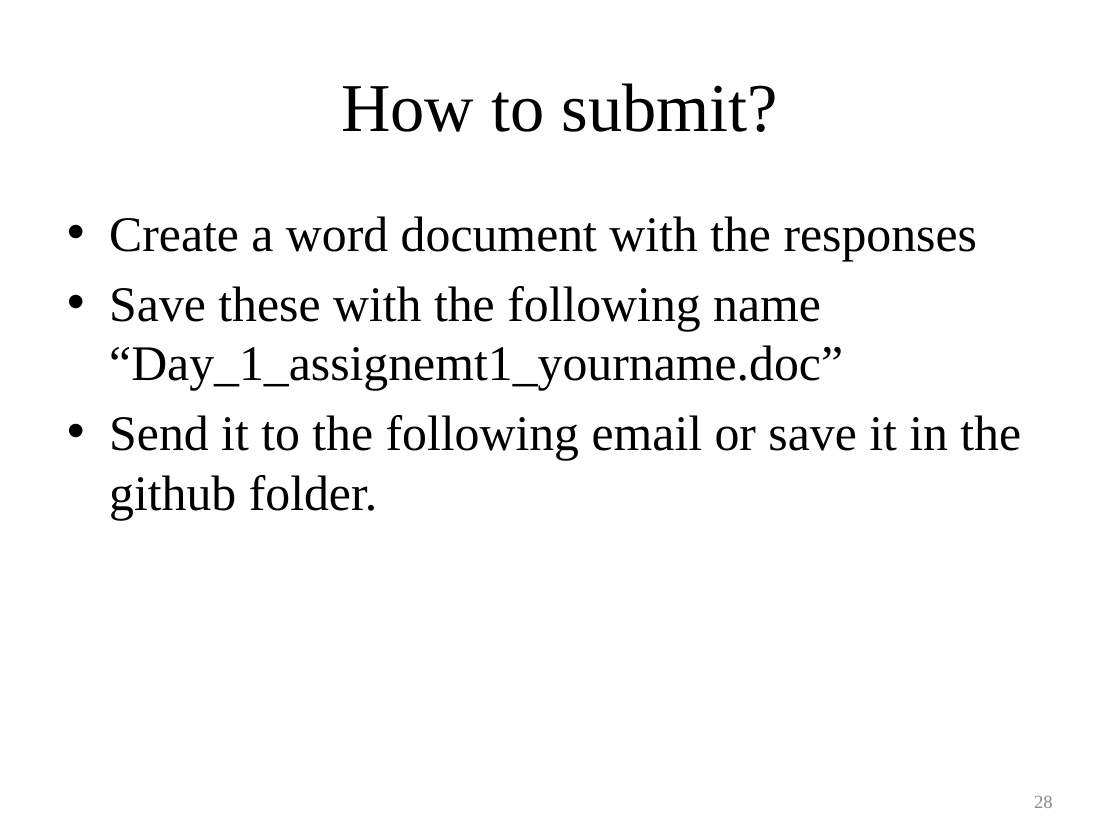
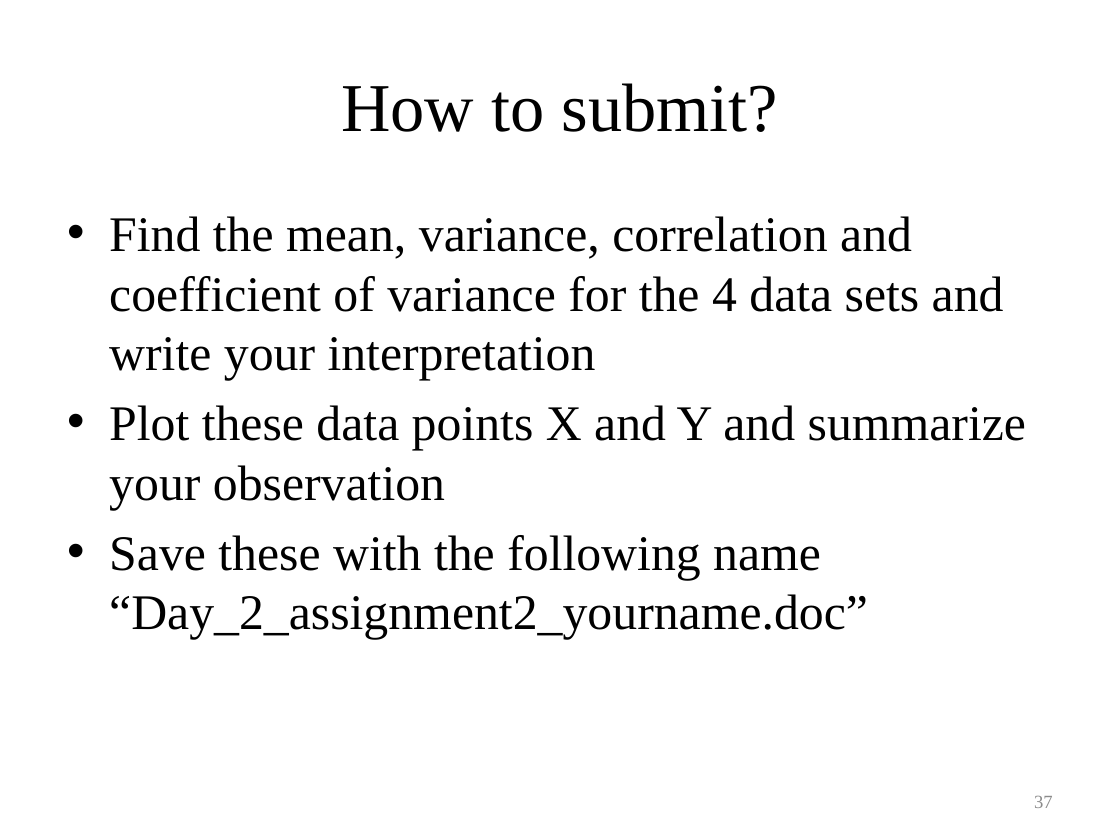
Before and after one commit to coursephd/Statistics_class, a slide deck: slide 37 of Day_2_Why statistics.pptx (slide 28 before the commit). Drawn at 1120x840 pixels with LibreOffice and Linux fonts; fonts in the diff are those of the drawing; background and template pictures are left out. Boxes give left, top, right and bottom in pixels: in the first picture for what was removed or moved away, otherwise in the second. Text is boxed around its words. In the diff, an @@ line names an element or a change of style, - is before the commit and + after.

```diff
--- a/Day_2_Why statistics.pptx
+++ b/Day_2_Why statistics.pptx
@@ text at (109,216,1026,639): text changed @@
-• Create a word document with the responses
-• Save these with the following name “Day_1_assignemt1_yourname.doc”
-• Send it to the following email or save it in the github folder.
+• Find the mean, variance, correlation and coefficient of variance for the 4 data sets and write your interpretation
+• Plot these data points X and Y and summarize your observation
+• Save these with the following name “Day_2_assignment2_yourname.doc”
@@ page number at (1034,796,1053,808): text changed @@
-28
+37
```
Also in this commit, not shown: 4 other slides changed, 30 slides added, 21 slides removed, 12 other files.
